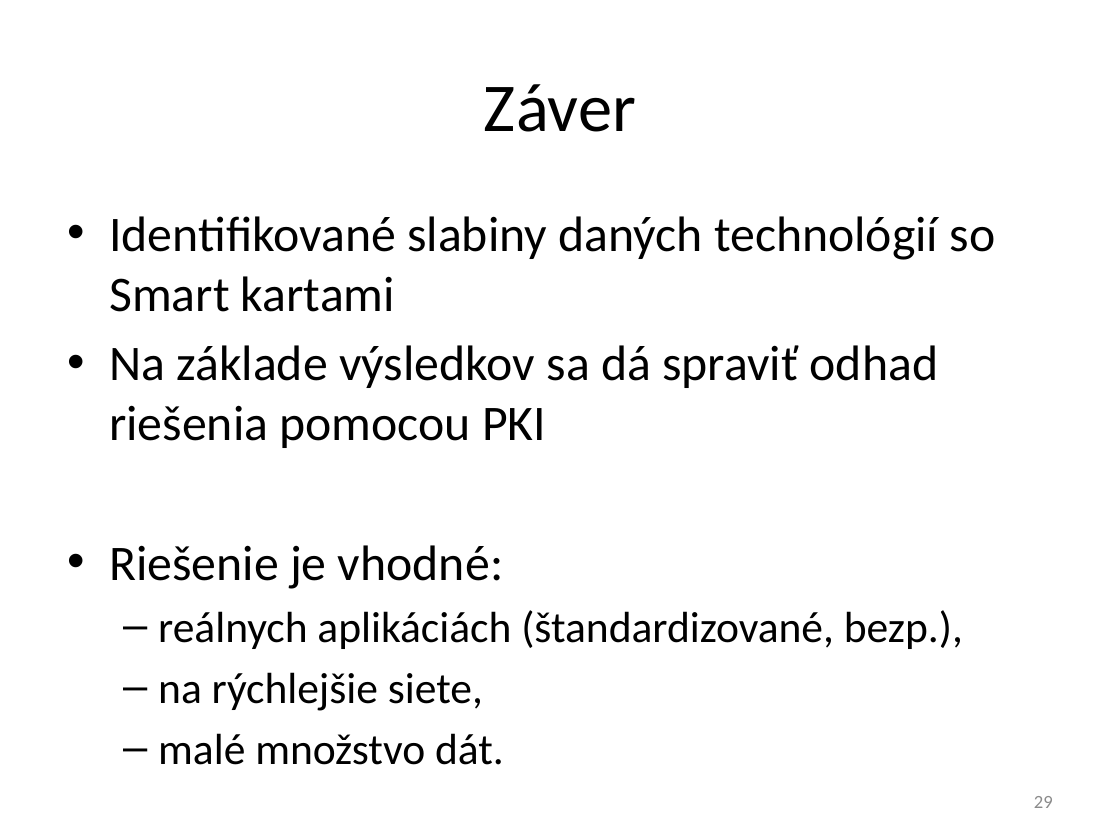
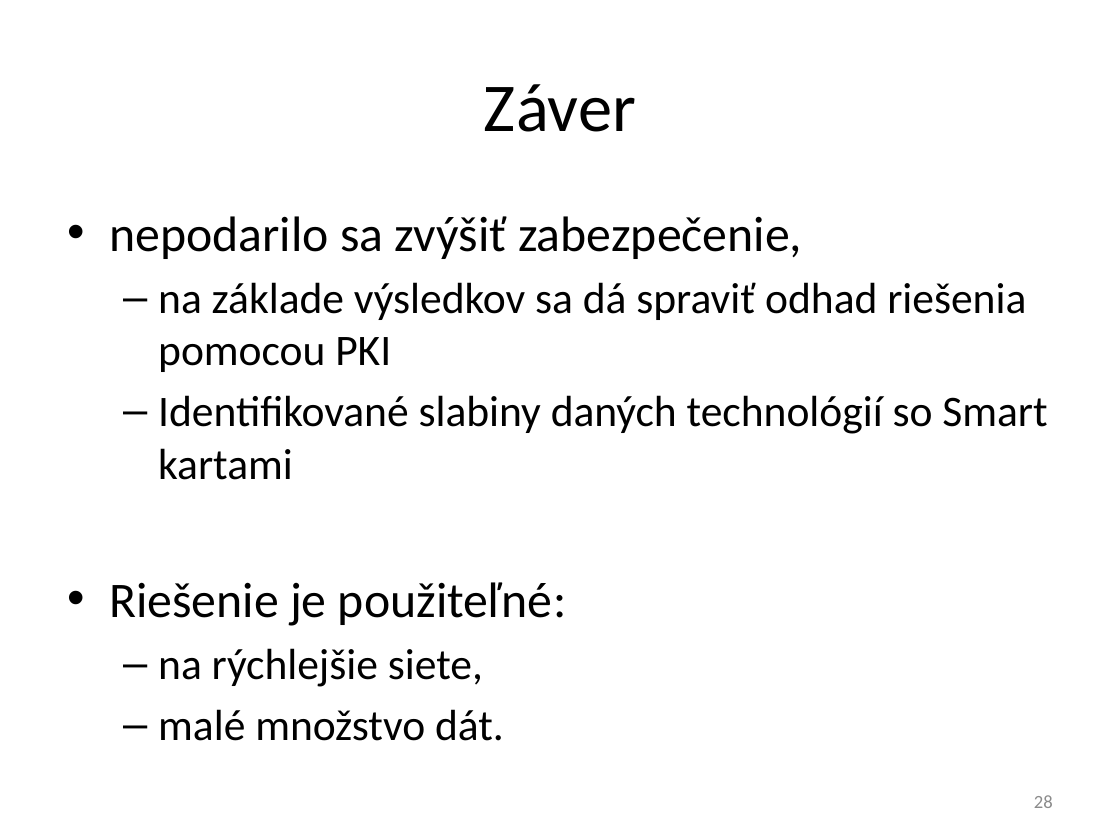
Before and after one commit to javacard-FOSS-applets/nrf6310-pca10007, a slide deck: slide 28 of Obhajoba/xdoubravsky_dp.pptx (slide 29 before the commit). Drawn at 1120x840 pixels with LibreOffice and Linux fonts; fonts in the diff are those of the drawing. Boxes give left, top, right and bottom in pixels: in the first picture for what was removed or moved away, otherwise in the second. Text is boxed around its words. In the diff, an @@ line names an element or a change of style, - is before the commit and + after.

```diff
--- a/Obhajoba/xdoubravsky_dp.pptx
+++ b/Obhajoba/xdoubravsky_dp.pptx
@@ text at (109,216,1026,372): paragraphs added @@
+• nepodarilo sa zvýšiť zabezpečenie,
+  – na základe výsledkov sa dá spraviť odhad riešenia pomocou PKI
@@ text at (158,395,1047,480): size 32 to 28 pt in "Identifikované slabiny daných technológií so Smart kartami"; bullet • to –; list level 1 to 2 in "Identifikované slabiny daných technológií so ..." @@
@@ text at (109,582,567,626): text changed @@
-• Na základe výsledkov sa dá spraviť odhad riešenia pomocou PKI
-• Riešenie je vhodné:
-  – reálnych aplikáciách (štandardizované, bezp.),
+• Riešenie je použiteľné:
@@ page number at (1034,795,1053,808): text changed @@
-29
+28
```
Also in this commit, not shown: 23 other slides changed, 1 slide removed.
